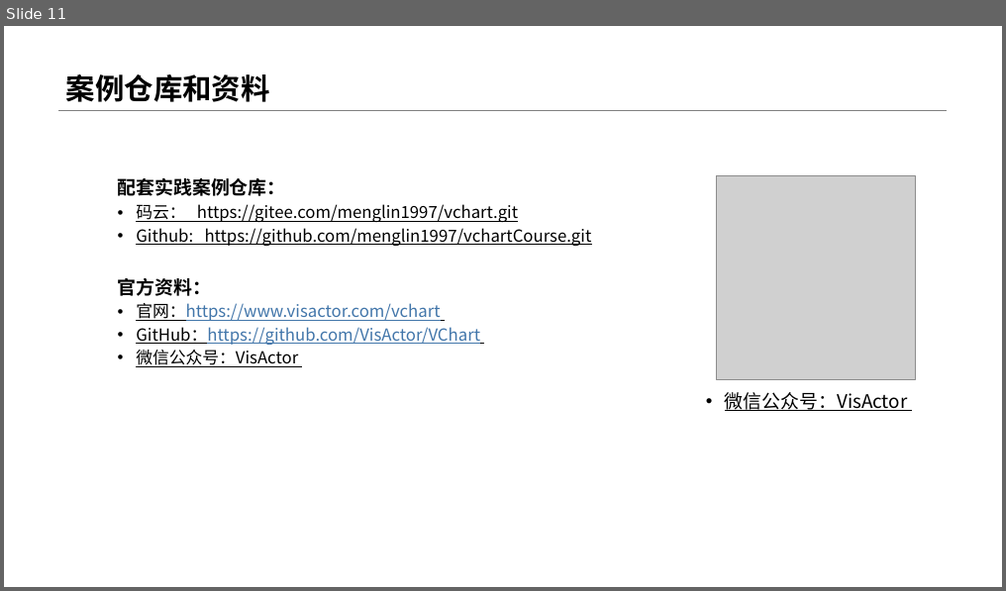
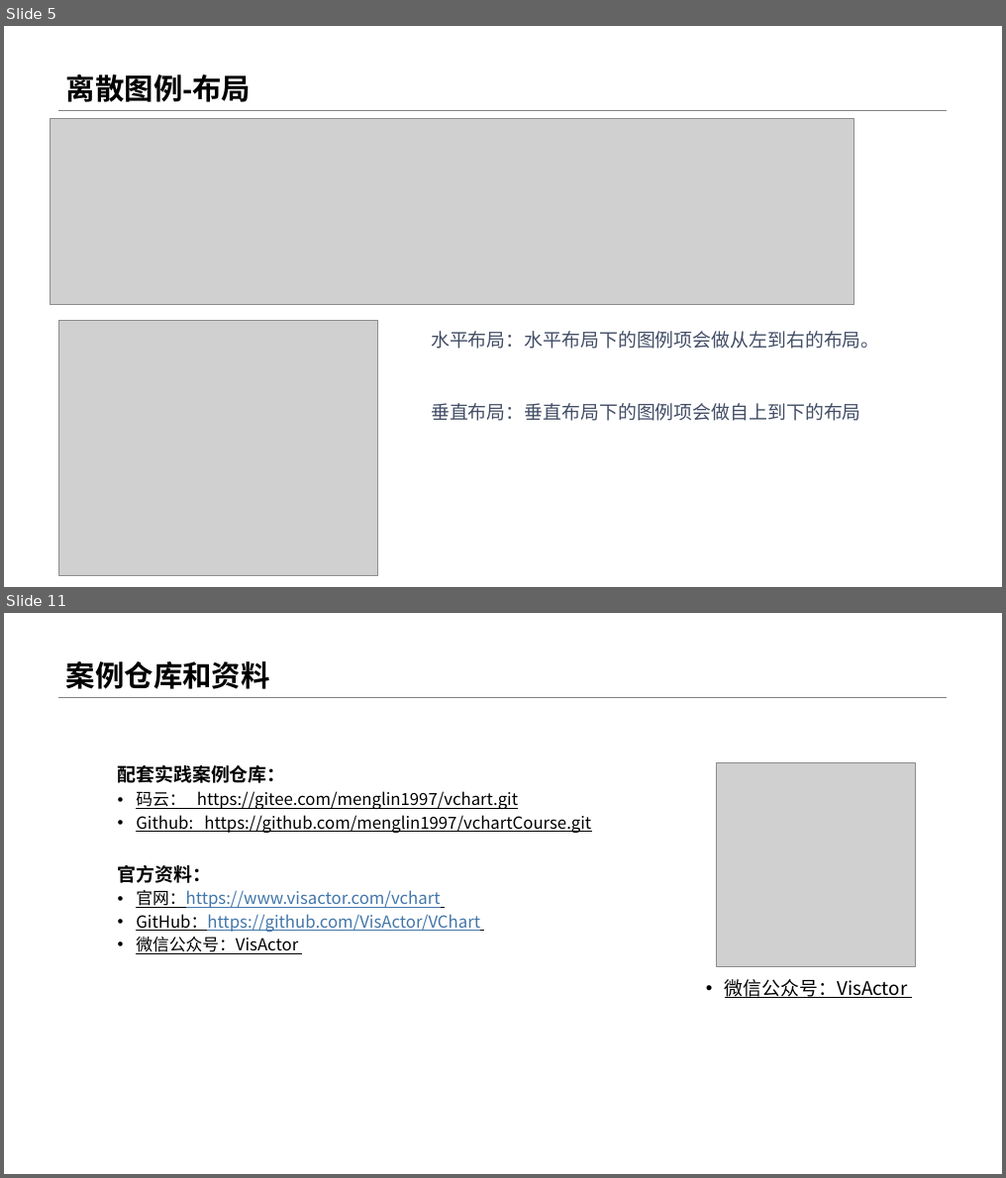
Before and after one commit to menglin1997/vchartCourse, a slide deck: code/Chapter 2 - Detailed Explanation of Chart Concepts/11-Legend/11-Legend图例.pptx. Shown one above the other, each under a label of ours: slide 11 before the commit, slides 5 and 11 after it; the slides between them are not shown. The pictures are 1006x591 and 1006x1178 pixels, drawn with LibreOffice and Linux fonts; fonts in the diff are those of the drawing; grey boxes stand for pictures. Boxes give left, top, right and bottom in pixels: in the first picture for what was removed or moved away, otherwise in the second. Text is boxed around its words. In the diff, an @@ line names an element or a change of style, - is before the commit and + after.

```diff
--- a/code/Chapter 2 - Detailed Explanation of Chart Concepts/11-Legend/11-Legend图例.pptx
+++ b/code/Chapter 2 - Detailed Explanation of Chart Concepts/11-Legend/11-Legend图例.pptx
@@ slide 5 added at bbox=[4, 26, 1002, 587], background #FFFFFF; not listed: 1 template element that a slide beside it also shows @@
@@ title added at bbox=[66, 75, 251, 102], 28 pt, text #000000, bold @@
+离散图例-布局
@@ picture added at bbox=[50, 119, 853, 305] @@
@@ picture added at bbox=[58, 321, 377, 576] @@
@@ text added at bbox=[431, 331, 880, 349], 18 pt, text #424E66 @@
+水平布局：水平布局下的图例项会做从左到右的布局。
@@ text added at bbox=[431, 403, 861, 421], 18 pt, text #424E66 @@
+垂直布局：垂直布局下的图例项会做自上到下的布局
```
Also in this commit, not shown: 2 slides changed, 6 other slides added, 7 slides removed, 1 other file.
